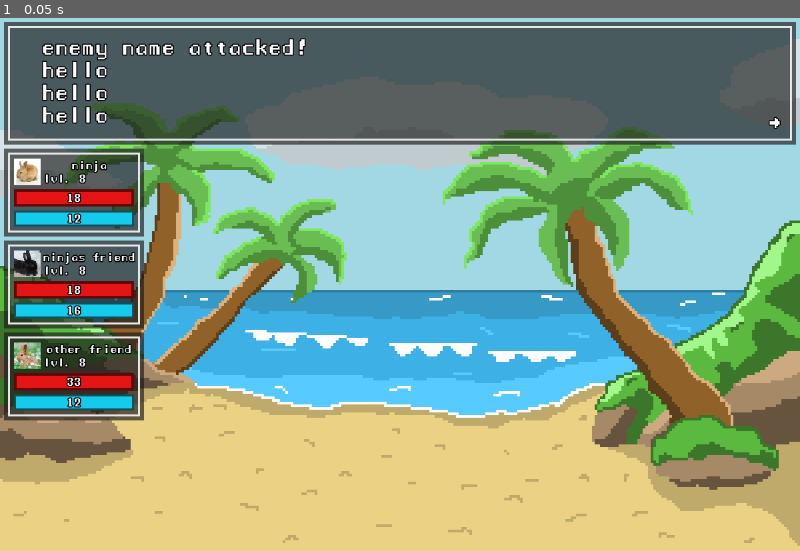
Above: before the commit, frame 1.
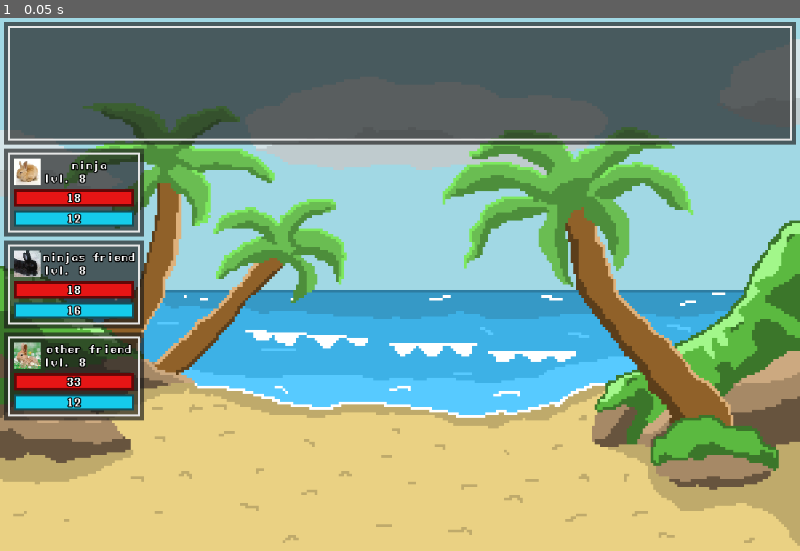
Above: after the commit, the same moment.

Repository: qwerty4u6/group-game
Game: Godot game, scene res://scenes/main.tscn
Same seed, same stepped clock (60 frames per second), same inputs: the game is played once before the commit and once after it.
Inputs:
- Up to frame 1 (0.05 s): no input

The runs differ from the first frame. In frame 1, 0.9% of the frame differs, in the area x 5-98%, y 3-21%.

Commit message:
worked a ton on textboxes

Diff:
--- a/scenes/action_box.gd
+++ b/scenes/action_box.gd
@@ -1,6 +1,31 @@
 extends Panel
 
-var label
+var text_box
+var action_box
+var text_box_label
 
 func _ready():
-	label = get_node("MarginContainer/Panel/MarginContainer/Label")
+	text_box = get_node("MarginContainer/TextBox")
+	text_box_label = text_box.get_node("MarginContainer/Label")
+	$AnimationPlayer.play("next arrow")
+
+	action_box = get_node("MarginContainer/ActionBox")
+
+	text_box.hide()
+	action_box.show()
+
+func _input(event):
+	if Input.is_action_just_pressed("ui_accept") or Input.is_mouse_button_pressed(MOUSE_BUTTON_LEFT):
+		text_box.hide()
+		action_box.show()
+
+func show_text(text):
+	text_box.show()
+	action_box.hide()
+
+	text_box_label.visible_characters = 0
+	text_box_label.get_node("Timer").start()
+	text_box_label.text = text
+
+func _on_timer_timeout():
+	text_box_label.visible_characters += 1
--- a/scenes/action_box.tscn
+++ b/scenes/action_box.tscn
@@ -1,8 +1,45 @@
-[gd_scene load_steps=5 format=3 uid="uid://c8jgkyckpjvms"]
+[gd_scene load_steps=8 format=3 uid="uid://c8jgkyckpjvms"]
 
 [ext_resource type="StyleBox" uid="uid://df80uuyvx30ud" path="res://scenes/standard_panel.tres" id="1_wco1j"]
 [ext_resource type="FontFile" uid="uid://cc11lnvwh7ek2" path="res://assets/fonts/manaspace.ttf" id="2_8ropt"]
 [ext_resource type="Script" path="res://scenes/action_box.gd" id="2_k6yx4"]
+
+[sub_resource type="Animation" id="Animation_1hdsq"]
+resource_name = "next arrow"
+loop_mode = 1
+tracks/0/type = "value"
+tracks/0/imported = false
+tracks/0/enabled = true
+tracks/0/path = NodePath("NextLabel:modulate")
+tracks/0/interp = 1
+tracks/0/loop_wrap = true
+tracks/0/keys = {
+"times": PackedFloat32Array(0, 0.5, 1),
+"transitions": PackedFloat32Array(1, 1, 1),
+"update": 0,
+"values": [Color(1, 1, 1, 1), Color(1, 1, 1, 0), Color(1, 1, 1, 1)]
+}
+
+[sub_resource type="Animation" id="Animation_10mip"]
+length = 0.001
+tracks/0/type = "value"
+tracks/0/imported = false
+tracks/0/enabled = true
+tracks/0/path = NodePath("NextLabel:modulate")
+tracks/0/interp = 1
+tracks/0/loop_wrap = true
+tracks/0/keys = {
+"times": PackedFloat32Array(0),
+"transitions": PackedFloat32Array(1),
+"update": 0,
+"values": [Color(1, 1, 1, 1)]
+}
+
+[sub_resource type="AnimationLibrary" id="AnimationLibrary_ij702"]
+_data = {
+"RESET": SubResource("Animation_10mip"),
+"next arrow": SubResource("Animation_1hdsq")
+}
 
 [sub_resource type="StyleBoxFlat" id="StyleBoxFlat_7vbk5"]
 bg_color = Color(0.101961, 0.101961, 0.101961, 0)
@@ -18,6 +55,12 @@
 theme_override_styles/panel = ExtResource("1_wco1j")
 script = ExtResource("2_k6yx4")
 
+[node name="AnimationPlayer" type="AnimationPlayer" parent="."]
+root_node = NodePath("../MarginContainer/TextBox")
+libraries = {
+"": SubResource("AnimationLibrary_ij702")
+}
+
 [node name="MarginContainer" type="MarginContainer" parent="."]
 layout_mode = 1
 anchors_preset = 15
@@ -30,28 +73,28 @@
 theme_override_constants/margin_right = 6
 theme_override_constants/margin_bottom = 6
 
-[node name="Panel" type="Panel" parent="MarginContainer"]
+[node name="TextBox" type="Panel" parent="MarginContainer"]
 layout_mode = 2
 theme_override_styles/panel = SubResource("StyleBoxFlat_7vbk5")
 
-[node name="NextLabel" type="Label" parent="MarginContainer/Panel"]
+[node name="NextLabel" type="Label" parent="MarginContainer/TextBox"]
 custom_minimum_size = Vector2(10, 10)
 layout_mode = 2
-offset_left = 1134.0
-offset_top = 129.5
-offset_right = 1166.0
-offset_bottom = 161.5
+offset_left = 1125.0
+offset_top = 88.0
+offset_right = 1173.0
+offset_bottom = 203.0
 theme_override_colors/font_outline_color = Color(0, 0, 0, 1)
 theme_override_constants/outline_size = 6
 theme_override_fonts/font = ExtResource("2_8ropt")
-theme_override_font_sizes/font_size = 30
+theme_override_font_sizes/font_size = 56
 text = ">
 "
 horizontal_alignment = 1
 vertical_alignment = 1
 autowrap_mode = 1
 
-[node name="MarginContainer" type="MarginContainer" parent="MarginContainer/Panel"]
+[node name="MarginContainer" type="MarginContainer" parent="MarginContainer/TextBox"]
 layout_mode = 1
 anchors_preset = 15
 anchor_right = 1.0
@@ -63,15 +106,21 @@
 theme_override_constants/margin_right = 50
 theme_override_constants/margin_bottom = 30
 
-[node name="Label" type="Label" parent="MarginContainer/Panel/MarginContainer"]
+[node name="Label" type="Label" parent="MarginContainer/TextBox/MarginContainer"]
 custom_minimum_size = Vector2(10, 10)
 layout_mode = 2
 theme_override_colors/font_outline_color = Color(0, 0, 0, 1)
 theme_override_constants/outline_size = 6
 theme_override_fonts/font = ExtResource("2_8ropt")
 theme_override_font_sizes/font_size = 30
-text = "enemy name attacked!
-hello
-hello
-hello"
+text = "enemy name attacked!"
 autowrap_mode = 1
+
+[node name="Timer" type="Timer" parent="MarginContainer/TextBox/MarginContainer/Label"]
+wait_time = 0.05
+
+[node name="ActionBox" type="Panel" parent="MarginContainer"]
+layout_mode = 2
+theme_override_styles/panel = SubResource("StyleBoxFlat_7vbk5")
+
+[connection signal="timeout" from="MarginContainer/TextBox/MarginContainer/Label/Timer" to="." method="_on_timer_timeout"]
--- a/scenes/battle.gd
+++ b/scenes/battle.gd
@@ -24,4 +24,4 @@
 
 func _input(event):
 	if event.is_action_pressed("move_up"):
-		pass
+		$ActionBox.show_text("hello")
